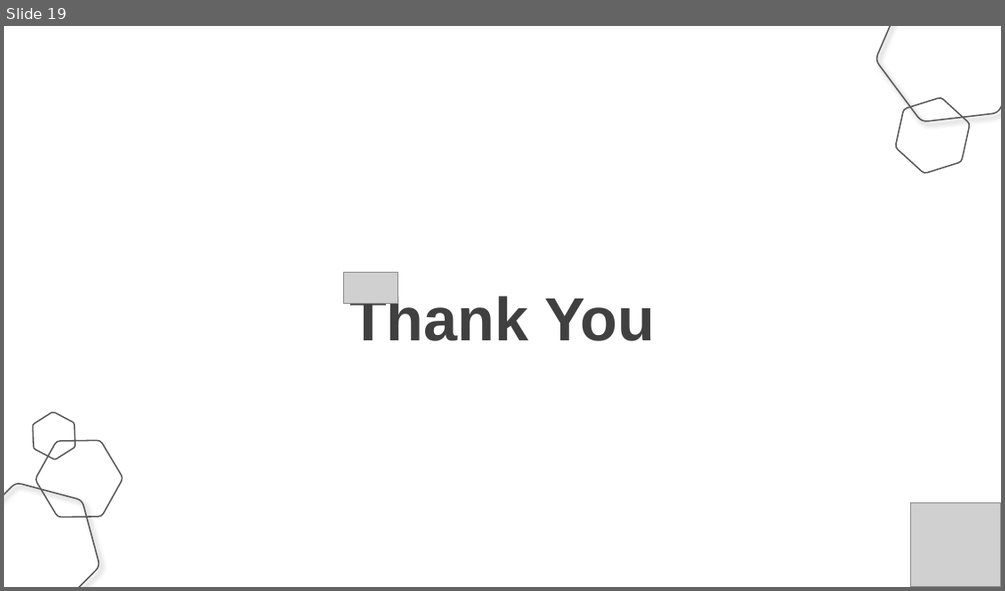
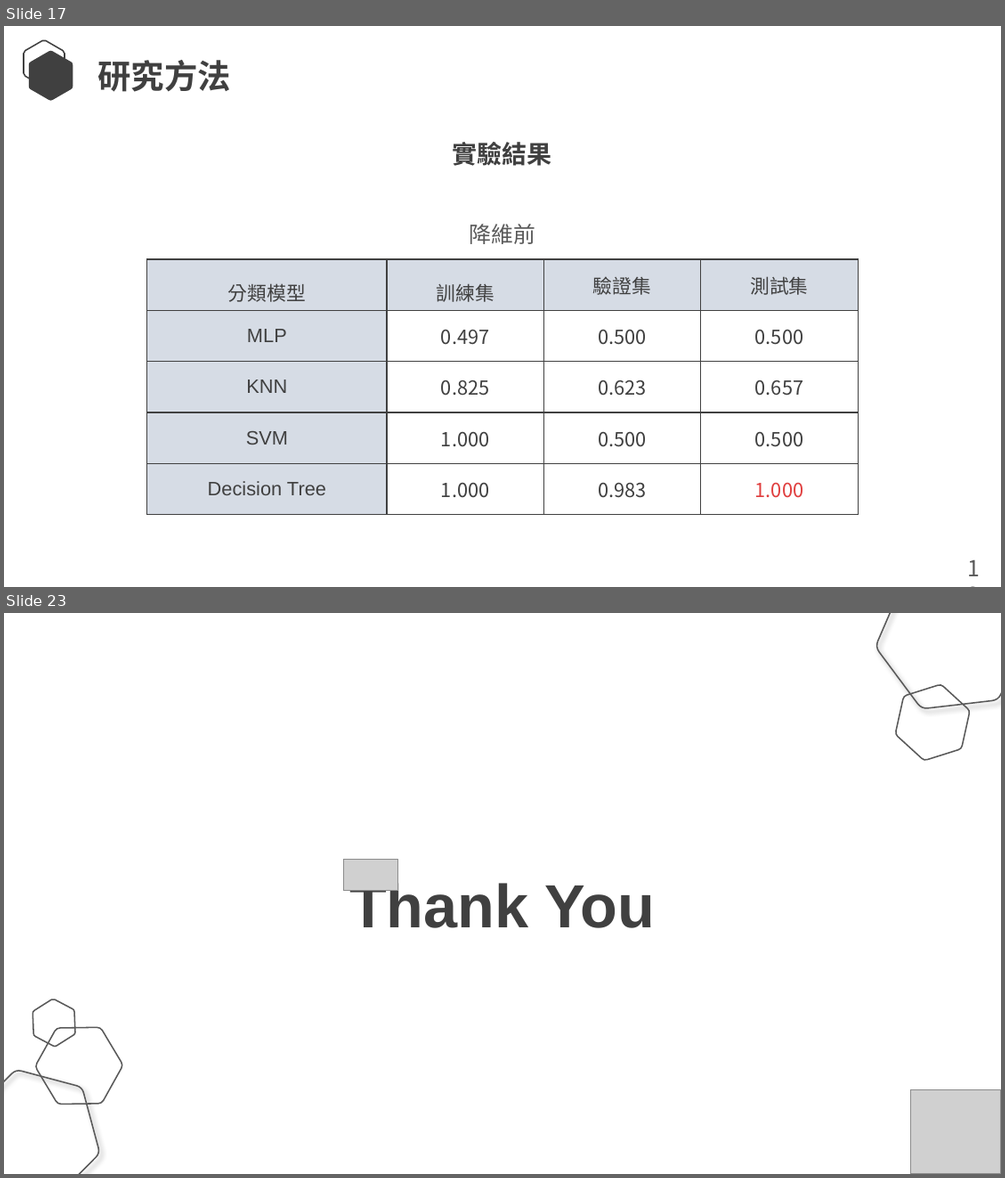
Before and after one commit to Lcwei-0708/lcwei-0708.github.io, a slide deck: data/應用機器學習演算法改善模型優化方法的研究-以UCI慢性腎臟疾病資料集為例/應用機器學習演算法改善模型優化方法的研究-以UCI慢性腎臟疾病資料集為例.pptx. Shown one above the other, each under a label of ours: slide 19 before the commit, slides 17 and 23 after it; the slides between them are not shown. The pictures are 1005x591 and 1005x1178 pixels, drawn with LibreOffice and Linux fonts; fonts in the diff are those of the drawing; grey boxes stand for pictures. Boxes give left, top, right and bottom in pixels: in the first picture for what was removed or moved away, otherwise in the second. Text is boxed around its words. In the diff, an @@ line names an element or a change of style, - is before the commit and + after.

```diff
--- a/data/應用機器學習演算法改善模型優化方法的研究-以UCI慢性腎臟疾病資料集為例/應用機器學習演算法改善模型優化方法的研究-以UCI慢性腎臟疾病資料集為例.pptx
+++ b/data/應用機器學習演算法改善模型優化方法的研究-以UCI慢性腎臟疾病資料集為例/應用機器學習演算法改善模型優化方法的研究-以UCI慢性腎臟疾病資料集為例.pptx
@@ slide 17 added at bbox=[4, 26, 1001, 587], background #FFFFFF @@
@@ freeform shape added at bbox=[24, 40, 65, 87], outline #404040 1 pt @@
@@ freeform shape added at bbox=[29, 51, 73, 101], fill #404040 @@
@@ text added at bbox=[97, 60, 230, 92], 24 pt, text #404040, bold @@
+研究方法
@@ text added at bbox=[453, 142, 552, 166], 18 pt, text #404040, bold @@
+實驗結果
@@ text added at bbox=[469, 224, 535, 244], 16 pt, text #595959 @@
+降維前
@@ table added at bbox=[147, 259, 857, 515], 5 rows, 4 columns @@
+分類模型 | 訓練集 | 驗證集 | 測試集
+MLP | 0.497 | 0.500 | 0.500
+KNN | 0.825 | 0.623 | 0.657
+SVM | 1.000 | 0.500 | 0.500
+Decision Tree | 1.000 | 0.983 | 1.000
@@ text added at bbox=[958, 550, 1001, 587], 16 pt, text #595959 @@
+12
@@ what was slide 19 is now slide 23 @@
```
Also in this commit, not shown: 3 slides changed, 15 other slides added, 12 slides removed.
